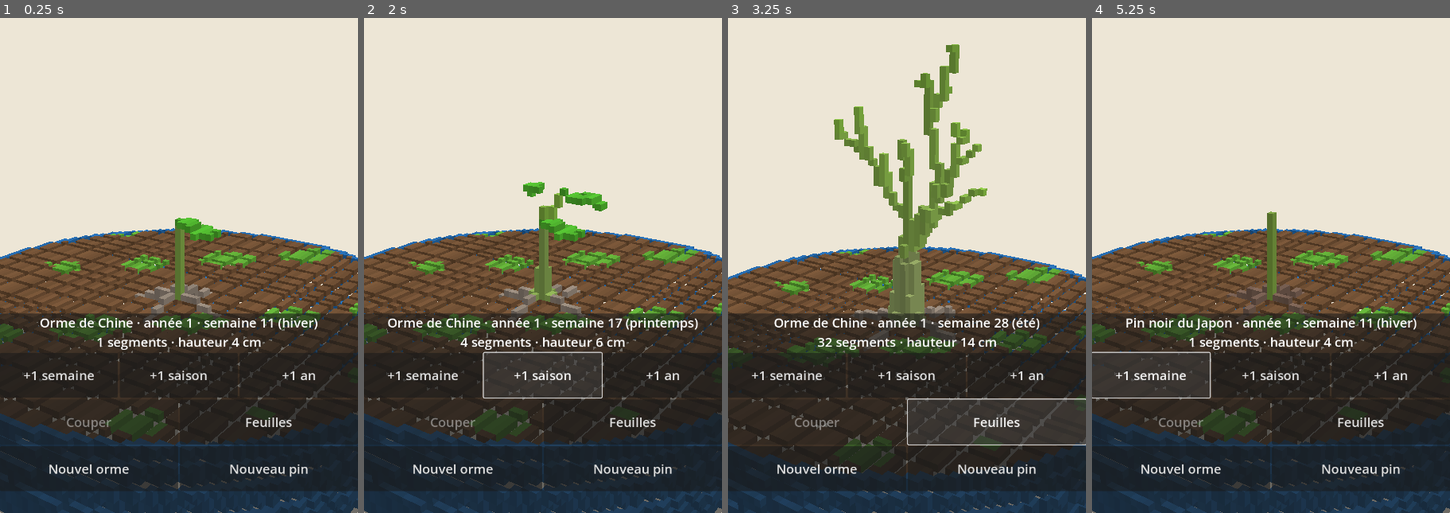
Above: before the commit, frames 1-4 (left to right).
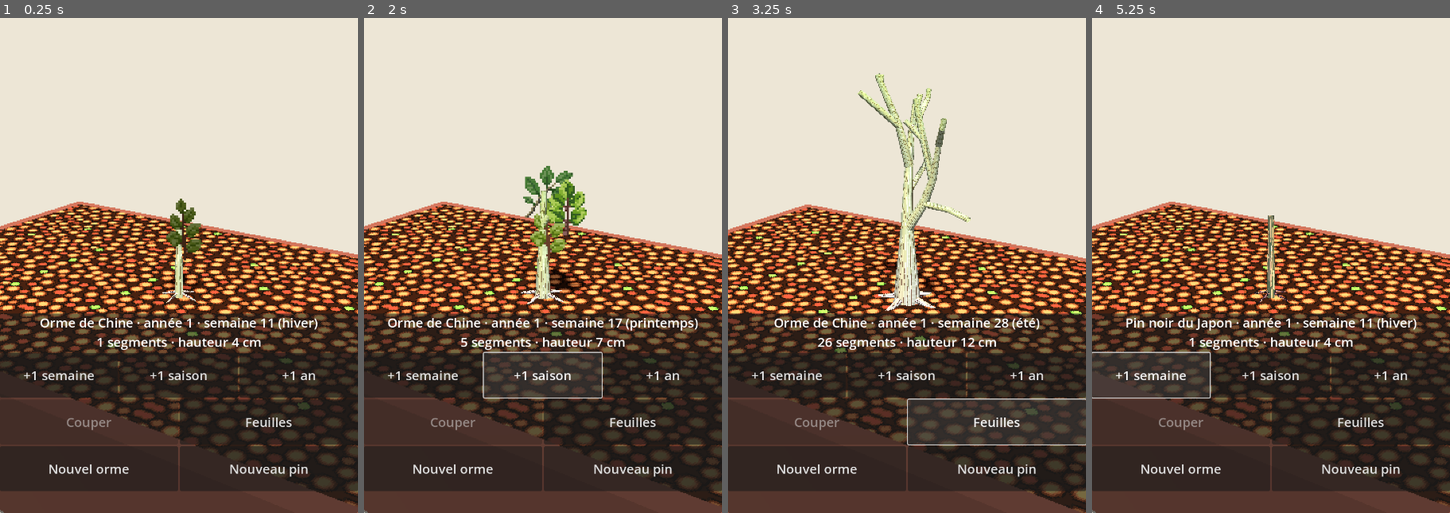
Above: after the commit, the same moments.

Repository: Ankool29/bonzai
Game: Godot game, scene res://scenes/main.tscn
Two runs of this game, one before a commit and one after it. Both use one fixed random seed, a clock stepped at 60 frames per second and the inputs below.
Inputs:
- Up to frame 1 (0.25 s): no input
- Up to frame 2 (2 s): click "+1 semaine" at 0.5 s; click "+1 saison" at 1.25 s
- Up to frame 3 (3.25 s): click "+1 an" at 2 s; click "Feuilles" at 2.75 s
- Up to frame 4 (5.25 s): click "Nouvel orme" at 3.5 s; click "Nouveau pin" at 4.25 s; click "+1 semaine" at 5 s

The runs differ from the first frame. In frame 1, 35% of the frame differs, in the area x 0-100%, y 36-100%; in frame 2, 36%; in frame 3, 38%, in the area x 0-100%, y 5-100%; in frame 4, 35%.

Commit message:
Étape 6 : rendu pixel art texturé (textures PixelLab, basse résolution, épaisseur lissée)
Co-Authored-By: Claude Opus 5.5 <noreply@anthropic.com>
Claude-Session: https://claude.ai/code/session_01MAppfJEzF7Td7hJP7q14tM

Diff:
--- a/scripts/main.gd
+++ b/scripts/main.gd
@@ -1,13 +1,17 @@
 extends Node
-## Un bonsaï qui pousse et qu'on taille. Rendu voxel (cubes de 3 mm, voir TreeMesh).
+## Un bonsaï qui pousse et qu'on taille. Rendu pixel art texturé : bois et feuillage texturés
+## (PixelLab), scène rendue en basse résolution (SubViewport) puis agrandie sans lissage.
 ## Rotation au doigt, pincer pour zoomer.
 
-const REBUILD_MS := 250        # pendant que le temps défile, l'arbre est revoxelisé au plus 4 fois/s
+const TARGET_WIDTH := 360.0    # largeur du rendu en pixels
+const REBUILD_MS := 250        # pendant que le temps défile, l'arbre est reconstruit au plus 4 fois/s
 
 var sim := TreeSim.new()
-var tree_mi := MultiMeshInstance3D.new()
+var wood_mi := MeshInstance3D.new()
+var leaves_mi := MultiMeshInstance3D.new()
 var cam := Camera3D.new()
 var world := Node3D.new()
+var shrink := 4
 var yaw := 0.6
 var pitch := 0.25
 var dist := 0.35
@@ -32,28 +36,73 @@
 
 
 func _ready() -> void:
-	ui_scale = get_viewport().get_visible_rect().size.x / 720.0
-	add_child(world)
+	var screen := get_viewport().get_visible_rect().size
+	ui_scale = screen.x / 720.0
+	shrink = maxi(1, roundi(screen.x / TARGET_WIDTH))
+	var box := SubViewportContainer.new()
+	box.stretch = true
+	box.stretch_shrink = shrink
+	box.texture_filter = CanvasItem.TEXTURE_FILTER_NEAREST
+	box.mouse_filter = Control.MOUSE_FILTER_IGNORE
+	box.set_anchors_preset(Control.PRESET_FULL_RECT)
+	add_child(box)
+	var vp := SubViewport.new()
+	box.add_child(vp)
+	vp.add_child(world)
 	var env := Environment.new()
 	env.background_mode = Environment.BG_COLOR
 	env.background_color = Color(0.93, 0.9, 0.84)
+	env.ambient_light_source = Environment.AMBIENT_SOURCE_COLOR
+	env.ambient_light_color = Color(0.75, 0.75, 0.8)
+	env.ambient_light_energy = 0.6
 	var we := WorldEnvironment.new()
 	we.environment = env
 	world.add_child(we)
-	sim.reset()
-	var mat := TreeMesh.material()
-	tree_mi.material_override = mat
-	world.add_child(tree_mi)
-	var pot := MultiMeshInstance3D.new()
-	pot.multimesh = TreeMesh.pot()
-	pot.material_override = mat
-	world.add_child(pot)
+	var sun := DirectionalLight3D.new()
+	sun.rotation_degrees = Vector3(-55, 35, 0)
+	sun.light_energy = 1.1
+	sun.shadow_enabled = true
+	world.add_child(sun)
+	world.add_child(wood_mi)
+	world.add_child(leaves_mi)
+	_add_pot()
 	cam.near = 0.005
 	cam.far = 20.0
 	cam.fov = 45.0
 	world.add_child(cam)
 	_build_ui()
-	_refresh()
+	_set_species(Species.ELM)
+	_refresh()
+
+
+## Pot rectangulaire en terre cuite, terre d'akadama texturée.
+func _add_pot() -> void:
+	var pot := MeshInstance3D.new()
+	var b := BoxMesh.new()
+	b.size = Vector3(0.32, 0.05, 0.22)
+	pot.mesh = b
+	pot.position.y = -0.026
+	var pm := StandardMaterial3D.new()
+	pm.albedo_color = Color(0.5, 0.27, 0.2)
+	pm.roughness = 1.0
+	pot.material_override = pm
+	world.add_child(pot)
+	var soil := MeshInstance3D.new()
+	var pl := PlaneMesh.new()
+	pl.size = Vector2(0.3, 0.2)
+	soil.mesh = pl
+	soil.position.y = 0.0005
+	var sm := TreeMesh.bark_material(load("res://textures/soil.png"))
+	sm.set_shader_parameter("use_vertex_color", false)
+	sm.set_shader_parameter("scale", Vector2(3, 2))
+	soil.material_override = sm
+	world.add_child(soil)
+
+
+func _set_species(species: Dictionary) -> void:
+	sim.reset(randi(), species)
+	wood_mi.material_override = TreeMesh.bark_material(load(sim.bark_tex))
+	leaves_mi.material_override = TreeMesh.foliage_material(load(sim.foliage_tex), sim.foliage_frames)
 
 
 func _build_ui() -> void:
@@ -141,7 +190,7 @@
 
 
 func _new_tree(species: Dictionary) -> void:
-	sim.reset(randi(), species)
+	_set_species(species)
 	selected = -1
 	layout = sim.layout
 	pending = 0
@@ -152,7 +201,9 @@
 
 func _refresh() -> void:
 	var hl := sim.subtree(selected) if selected > 0 else PackedInt32Array()
-	tree_mi.multimesh = TreeMesh.build(sim, hl, sim.week + frac, show_leaves)
+	var built := TreeMesh.build(sim, hl, sim.week + frac, show_leaves)
+	wood_mi.mesh = built[0]
+	leaves_mi.multimesh = built[1]
 	last_build = Time.get_ticks_msec()
 	cut_btn.disabled = selected <= 0
 	var w := sim.week % 52
@@ -220,8 +271,9 @@
 
 ## Sélectionne le segment le plus proche du doigt à l'écran.
 func _select_at(pos: Vector2) -> void:
+	pos /= shrink  # coordonnées du rendu basse résolution
 	var best := -1
-	var best_d := 40.0 * ui_scale
+	var best_d := 40.0 * ui_scale / shrink
 	for i in sim.segs.size():
 		var s := sim.segs[i]
 		if sim.growth(s, sim.week + frac) <= 0.0:
--- a/scripts/species.gd
+++ b/scripts/species.gd
@@ -3,7 +3,10 @@
 
 const ELM := {
 	"name": "Orme de Chine",
-	"bark": Color(0.55, 0.5, 0.45),
+	"bark_tex": "res://textures/bark_elm.png",
+	"foliage_tex": "res://textures/leaves_elm.png",
+	"foliage_frames": 3,
+	"foliage_size": 0.03,
 	"internode": 0.018,
 	"alpha": 1.6,
 	"apical": 0.53,
@@ -27,7 +30,10 @@
 ## forte dominance apicale, aiguilles 3 ans, presque pas de rebourgeonnage sur le vieux bois.
 const PINE := {
 	"name": "Pin noir du Japon",
-	"bark": Color(0.45, 0.36, 0.31),
+	"bark_tex": "res://textures/bark_pine.png",
+	"foliage_tex": "res://textures/needles_pine.png",
+	"foliage_frames": 3,
+	"foliage_size": 0.045,
 	"internode": 0.02,
 	"alpha": 1.6,
 	"apical": 0.62,
--- a/scripts/tree_mesh.gd
+++ b/scripts/tree_mesh.gd
@@ -1,165 +1,127 @@
 class_name TreeMesh
 extends RefCounted
-## Rendu voxel : l'arbre à l'instant t (semaines) est converti en cubes de 3 mm, dessinés en une seule
-## MultiMesh. Seule la surface des branches est remplie. Feuilles d'orme ou aiguilles de pin en touffes,
-## nebari provisoire au pied. Pot, terre et mousse en voxels aussi.
-
-const V := 0.003                         # taille d'un voxel (m)
-const YOUNG := Color(0.5, 0.7, 0.25)     # pousse de l'année
-const SELECTED := Color(0.95, 0.2, 0.12)
-const WEAK := Color(0.9, 0.75, 0.2)      # branche qui s'affaiblit à l'ombre
-const DRY := Color(0.88, 0.85, 0.78)     # bois mort
-const LEAF := Color(0.3, 0.68, 0.18)
-const LEAF_AUTUMN := Color(0.95, 0.65, 0.12)
-const LEAF_LEN := 0.02                   # orme : petite feuille ovale (~2 cm)
-const NEEDLE := Color(0.1, 0.45, 0.25)
-const NEEDLE_LEN := 0.035                # pin noir en bonsaï : aiguilles de 3 à 5 cm
-const SHADER := preload("res://shaders/voxel.gdshader")
+## Rendu pixel art texturé de l'arbre à l'instant t (semaines) :
+## - chaque axe (tronc, branche, rameau) est un tube continu, épaisseur lissée, écorce texturée ;
+## - le feuillage est une MultiMesh de petites images tournées vers la caméra (variantes d'un atlas).
+## La scène est ensuite rendue en basse résolution par main.gd, d'où l'aspect pixel art.
+
+const SIDES := 8
+const TILE := 0.12                         # une texture d'écorce couvre 12 cm de long
+const YOUNG := Color(0.55, 0.72, 0.3, 0.45)  # pousse de l'année : écorce verdie
+const SELECTED := Color(0.95, 0.2, 0.12, 0.7)
+const WEAK := Color(0.85, 0.7, 0.25, 0.45)   # branche qui s'affaiblit à l'ombre
+const DRY := Color(0.85, 0.82, 0.75, 0.7)    # bois mort
+const OLD := Color(1, 1, 1, 0)               # écorce seule
+const AUTUMN := Color(1.0, 0.72, 0.3)
 
 var sim: TreeSim
 var t := 0.0
-var vox := {}  # clé entière -> Color
-
-
-static func build(s: TreeSim, highlight: PackedInt32Array, time: float, leaves: bool) -> MultiMesh:
+var verts := PackedVector3Array()
+var norms := PackedVector3Array()
+var uvs := PackedVector2Array()
+var cols := PackedColorArray()
+var idx := PackedInt32Array()
+var cards: Array = []  # [position, taille, variante, teinte]
+
+
+## Renvoie [ArrayMesh du bois, MultiMesh du feuillage].
+static func build(s: TreeSim, highlight: PackedInt32Array, time: float, leaves: bool) -> Array:
 	var m := TreeMesh.new()
 	m.sim = s
 	m.t = time
-	m._tree(highlight, leaves)
-	return m._multimesh()
-
-
-static func material() -> ShaderMaterial:
+	return m._build(highlight, leaves)
+
+
+static func bark_material(tex: Texture2D) -> ShaderMaterial:
 	var mat := ShaderMaterial.new()
-	mat.shader = SHADER
+	mat.shader = preload("res://shaders/bark.gdshader")
+	mat.set_shader_parameter("tex", tex)
 	return mat
 
 
-## Pot émaillé, terre et touches de mousse (fixe).
-static func pot() -> MultiMesh:
-	var m := TreeMesh.new()
-	var glaze := Color(0.15, 0.4, 0.65)
-	var y := -0.06
-	while y <= 0.0:
-		var r := lerpf(0.1, 0.12, (y + 0.06) / 0.06)
-		var n := ceili(TAU * r / (V * 0.7))
-		for k in n:
-			var a := TAU * k / n
-			m._put(Vector3(cos(a) * r, y, sin(a) * r), glaze)
-		y += V
-	var x := -0.12
-	while x <= 0.12:
-		var z := -0.12
-		while z <= 0.12:
-			if Vector2(x, z).length() < 0.117:
-				var moss := sin(x * 90.0) * sin(z * 110.0) + sin((x + z) * 60.0) > 1.1
-				m._put(Vector3(x, -0.004, z), Color(0.35, 0.62, 0.2) if moss else Color(0.42, 0.3, 0.2))
-			z += V
-		x += V
-	return m._multimesh()
-
-
-func _key(p: Vector3) -> int:
-	return (floori(p.x / V) + 1024) | ((floori(p.y / V) + 1024) << 11) | ((floori(p.z / V) + 1024) << 22)
-
-
-func _put(p: Vector3, c: Color, force := false) -> void:
-	var k := _key(p)
-	if force or not vox.has(k):
-		vox[k] = c
-
-
-func _multimesh() -> MultiMesh:
-	var cube := BoxMesh.new()
-	cube.size = Vector3(V, V, V)
-	var mm := MultiMesh.new()
-	mm.transform_format = MultiMesh.TRANSFORM_3D
-	mm.use_colors = true
-	mm.mesh = cube
-	mm.instance_count = vox.size()
-	var buf := PackedFloat32Array()
-	buf.resize(vox.size() * 16)
-	var i := 0
-	for k: int in vox:
-		var c: Color = vox[k]
-		var h := 0.93 + 0.14 * float((k * 2654435761) & 255) / 255.0  # légère variation par voxel
-		buf[i] = 1.0
-		buf[i + 3] = ((k & 2047) - 1024 + 0.5) * V
-		buf[i + 5] = 1.0
-		buf[i + 7] = (((k >> 11) & 2047) - 1024 + 0.5) * V
-		buf[i + 10] = 1.0
-		buf[i + 11] = (((k >> 22) & 2047) - 1024 + 0.5) * V
-		buf[i + 12] = c.r * h
-		buf[i + 13] = c.g * h
-		buf[i + 14] = c.b * h
-		buf[i + 15] = 1.0
-		i += 16
-	mm.buffer = buf
-	return mm
-
-
-func _tree(highlight: PackedInt32Array, leaves: bool) -> void:
+static func foliage_material(tex: Texture2D, frames: int) -> ShaderMaterial:
+	var mat := ShaderMaterial.new()
+	mat.shader = preload("res://shaders/foliage.gdshader")
+	mat.set_shader_parameter("atlas", tex)
+	mat.set_shader_parameter("frames", float(frames))
+	return mat
+
+
+func _build(highlight: PackedInt32Array, leaves: bool) -> Array:
 	var n := sim.segs.size()
 	var marked := {}
 	for i in highlight:
 		marked[i] = true
 	var weak := PackedByteArray()
 	weak.resize(n)
+	var seg_f := PackedFloat32Array()
+	seg_f.resize(n)
+	var seg_col := PackedColorArray()
+	seg_col.resize(n)
 	for i in n:
 		var s := sim.segs[i]
 		weak[i] = 1 if s.weak > 0 or (s.parent >= 0 and weak[s.parent] == 1) else 0
-		var f := sim.growth(s, t)
-		if f <= 0.0:
-			continue
-		var col := YOUNG.lerp(sim.bark, clampf((t - s.born) / 52.0, 0.0, 1.0))
-		var sel := marked.has(i)
-		if sel:
+		seg_f[i] = sim.growth(s, t)
+		var col := YOUNG.lerp(OLD, clampf((t - s.born) / 52.0, 0.0, 1.0))
+		if marked.has(i):
 			col = SELECTED
 		elif s.dry:
 			col = DRY
 		elif weak[i] == 1:
-			col = col.lerp(WEAK, 0.7)
-		# Épaisseur lissée le long de l'axe : du rayon du segment à celui de son prolongement.
-		var ra := s.radius * (1.7 if i == 0 else 1.0)
-		var rb := sim.segs[s.main_child].radius if s.main_child >= 0 and f >= 1.0 else sim.tip_radius
-		var tip := s.start + (s.end - s.start) * f
-		_tube(s.start, tip, ra, minf(rb, s.radius), col, sel)
+			col = WEAK
+		seg_col[i] = col
+	for i in n:
+		var s := sim.segs[i]
+		if seg_f[i] <= 0.0:
+			continue
+		if s.parent < 0 or sim.segs[s.parent].main_child != i:
+			_axis(i, seg_f, seg_col)
 		if leaves and not s.dry:
-			var d := (s.end - s.start).normalized()
-			if sim.leaf_years > 0:
-				_needles(s, d, (tip - s.start).length(), weak[i] == 1, sel)
-			else:
-				_leaf(s, f, weak[i] == 1, sel)
+			_foliage(s, seg_f[i], weak[i] == 1, marked.has(i))
 	if n > 0:
 		_nebari()
-
-
-## Tube creux d'un rayon à l'autre : anneaux de voxels (un seul voxel quand c'est plus fin).
-func _tube(a: Vector3, b: Vector3, ra: float, rb: float, c: Color, force: bool) -> void:
-	var d := b - a
-	var l := d.length()
-	if l < 0.00001:
-		_put(a, c, force)
-		return
-	d /= l
-	var u := _perp(d)
-	var w := d.cross(u)
-	var steps := maxi(1, ceili(l / (V * 0.7)))
-	for i in steps + 1:
-		var f := float(i) / steps
-		var p := a + d * (l * f)
-		var r := lerpf(ra, rb, f)
-		if r < V * 2.5:
-			_put(p, c, force)
-		if r < V * 0.8:
-			continue
-		var m := ceili(TAU * r / (V * 0.7))
-		for k in m:
-			var ang := TAU * k / m
-			var o := u * cos(ang) + w * sin(ang)
-			_put(p + o * r, c, force)
-			if r > V * 1.5:
-				_put(p + o * (r - V * 0.8), c, force)
+	return [_wood_mesh(), _cards_multimesh()]
+
+
+## Un axe : la suite des prolongements depuis i0, en un seul tube à l'épaisseur lissée.
+func _axis(i0: int, seg_f: PackedFloat32Array, seg_col: PackedColorArray) -> void:
+	var chain: Array[int] = []
+	var k := i0
+	while k >= 0 and seg_f[k] > 0.0:
+		chain.append(k)
+		if seg_f[k] < 1.0:
+			break
+		k = sim.segs[k].main_child
+	# rayons aux anneaux : début de chaque segment puis pointe, lissés pour effacer les à-coups
+	var r := PackedFloat32Array()
+	for j in chain:
+		r.append(sim.segs[j].radius)
+	r.append(sim.tip_radius)
+	for pass_i in 3:
+		var sm := r.duplicate()
+		for m in range(1, r.size() - 1):
+			sm[m] = (r[m - 1] + 2.0 * r[m] + r[m + 1]) * 0.25
+		r = sm
+	if i0 == 0:  # pied du tronc : évasement
+		r[0] *= 1.8
+	var s0 := sim.segs[i0]
+	var d := (s0.end - s0.start).normalized()
+	var a := _perp(d)
+	var v := 0.0
+	var prev := _ring(s0.start, d, a, r[0], v, seg_col[i0])
+	for m in chain.size():
+		var s := sim.segs[chain[m]]
+		var tip := s.start + (s.end - s.start) * seg_f[chain[m]]
+		d = (s.end - s.start).normalized()
+		if m + 1 < chain.size():
+			var nx := sim.segs[chain[m + 1]]
+			d = (d + (nx.end - nx.start).normalized()).normalized()
+		a = (a - d * a.dot(d)).normalized()  # transport parallèle : le tube ne se vrille pas
+		v += (tip - s.start).length() / TILE
+		var c := seg_col[chain[m + 1]] if m + 1 < chain.size() else seg_col[chain[m]]
+		var cur := _ring(tip, d, a, r[m + 1], v, c)
+		_join(prev, cur)
+		prev = cur
 
 
 ## Racines de surface provisoires, à la taille du tronc (en attendant les racines simulées).
@@ -168,11 +130,13 @@
 	for k in 5:
 		var ang := k * TAU / 5.0 + 0.5 * sin(k * 7.1)
 		var dir := Vector3(cos(ang), 0, sin(ang))
-		var p0 := dir * r * 0.6 + Vector3.UP * 0.003
-		var p1 := dir * (r * 1.8 + 0.008)
-		var p2 := dir * (r * 2.8 + 0.018) + Vector3.DOWN * 0.004
-		_tube(p0, p1, r * 0.45, r * 0.25, sim.bark, false)
-		_tube(p1, p2, r * 0.25, r * 0.06, sim.bark, false)
+		var pts := [dir * r * 0.6 + Vector3.UP * 0.003, dir * (r * 1.8 + 0.008), dir * (r * 2.8 + 0.018) + Vector3.DOWN * 0.004]
+		var rads := [r * 0.5, r * 0.28, r * 0.06]
+		var prev := _ring(pts[0], dir, Vector3.UP, rads[0], 0.0, OLD)
+		for q in range(1, 3):
+			var cur := _ring(pts[q], (pts[q] - pts[q - 1]).normalized(), Vector3.UP, rads[q], q * 0.15, OLD)
+			_join(prev, cur)
+			prev = cur
 
 
 func _perp(d: Vector3) -> Vector3:
@@ -182,54 +146,87 @@
 	return a.normalized()
 
 
-## Feuille de l'orme : une par nœud, seulement sur les pousses de l'année (caduc).
-## Débourre avec la pousse, jaunit en octobre, tombe en novembre.
-func _leaf(s: TreeSim.Seg, f: float, weak: bool, selected: bool) -> void:
-	if floori(s.born / 52.0) != floori(t / 52.0):
-		return
-	var w := fposmod(t, 52.0)
-	var h := fposmod(sin(s.end.x * 91.3 + s.end.y * 13.7 + s.end.z * 47.1) * 43758.5, 1.0)  # hasard fixe par feuille
-	if w > 44.0 + h * 4.0:  # chute étalée sur novembre
-		return
-	if weak and h < 0.4:  # branche affaiblie : feuillage clairsemé
-		return
-	var col := LEAF.lerp(LEAF_AUTUMN, clampf((w - 40.0) / 5.0, 0.0, 1.0))
+## Anneau de SIDES+1 sommets (le dernier double le premier pour fermer la texture).
+## La texture fait un nombre pair de tours (répétition en miroir sans raccord), environ 1 par 12 cm.
+func _ring(c: Vector3, d: Vector3, a: Vector3, r: float, v: float, col: Color) -> int:
+	a = (a - d * a.dot(d)).normalized()
+	var b := d.cross(a)
+	var turns := 2.0 * maxf(1.0, roundf(TAU * r / (2.0 * TILE)))
+	var base := verts.size()
+	for k in SIDES + 1:
+		var ang := TAU * k / SIDES
+		var nrm := a * cos(ang) + b * sin(ang)
+		verts.append(c + nrm * r)
+		norms.append(nrm)
+		uvs.append(Vector2(turns * k / SIDES, v))
+		cols.append(col)
+	return base
+
+
+func _join(r0: int, r1: int) -> void:
+	for k in SIDES:
+		for q in [r0 + k, r1 + k, r0 + k + 1, r0 + k + 1, r1 + k, r1 + k + 1]:
+			idx.append(q)
+
+
+## Feuillage d'un segment : bouquet de feuilles (orme, pousses de l'année) ou touffe d'aiguilles (pin).
+func _foliage(s: TreeSim.Seg, f: float, weak: bool, selected: bool) -> void:
+	var h := fposmod(sin(s.end.x * 91.3 + s.end.y * 13.7 + s.end.z * 47.1) * 43758.5, 1.0)  # hasard fixe
+	var col := Color.WHITE
+	if sim.leaf_years > 0:
+		if t - s.born > sim.leaf_years * 52:
+			return
+		# touffes au bout des pousses, et une partie le long des rameaux garnis
+		var at_tip := s.term_bud or (s.main_child >= 0 and sim.segs[s.main_child].term_bud)
+		if not at_tip and h > 0.3:
+			return
+	else:
+		if floori(s.born / 52.0) != floori(t / 52.0):
+			return
+		var w := fposmod(t, 52.0)
+		if w > 44.0 + h * 4.0:  # chute étalée sur novembre
+			return
+		col = Color.WHITE.lerp(AUTUMN, clampf((w - 40.0) / 5.0, 0.0, 1.0))
 	if weak:
-		col = col.lerp(WEAK, 0.6)
+		if h < 0.4:
+			return
+		col *= Color(1.0, 0.9, 0.55)
+	# ombre : les bouquets à l'intérieur de la couronne sont plus sombres
+	col *= lerpf(0.6, 1.0, clampf(s.light / maxf(s.count, 1) * 1.5, 0.0, 1.0))
 	if selected:
-		col = SELECTED
-	var n := (Vector3.UP * 0.8 + s.lat_dir * 0.2).normalized()
-	var u := (s.lat_dir - n * s.lat_dir.dot(n)).normalized().rotated(n, (h - 0.5) * 0.8)
-	var v := n.cross(u)
-	var l := LEAF_LEN * f
-	var p := s.end + s.lat_dir * 0.002
-	var x := 0.0
-	while x <= l:
-		var half := l * 0.25 * sin(PI * x / maxf(l, 0.0001))
-		var y := -half
-		while y <= half + 0.0001:
-			_put(p + u * x + v * y, col, selected)
-			y += V * 0.8
-		x += V * 0.8
-
-
-## Aiguilles de pin : par paires, le long des pousses des dernières années (persistantes).
-func _needles(s: TreeSim.Seg, d: Vector3, l: float, weak: bool, selected: bool) -> void:
-	if t - s.born > sim.leaf_years * 52:
-		return
-	var col := NEEDLE.lerp(WEAK, 0.6) if weak else NEEDLE
-	if selected:
-		col = SELECTED
-	var a := _perp(d)
-	var b := d.cross(a)
-	var pairs := clampi(int(l / 0.004), 1, 6)
-	var nl := NEEDLE_LEN * sim.growth(s, t)
-	var steps := maxi(1, ceili(nl / (V * 0.9)))
-	for k in pairs:
-		var p := s.start + d * l * (k + 0.5) / pairs
-		var ang := s.phase + k * 2.4
-		for side in [0.0, PI]:
-			var r := a * cos(ang + side) + b * sin(ang + side)
-			var dir := (d * 0.6 + r).normalized()
-			for j in range(1, steps + 1):
-				_put(p + dir * (nl * j / steps), col, selected)
+		col = Color(1.0, 0.35, 0.3)
+	var p := s.end + s.lat_dir * 0.004 + Vector3.DOWN * 0.004
+	cards.append([p, sim.foliage_size * f, floori(h * sim.foliage_frames) % sim.foliage_frames, col])
+
+
+func _wood_mesh() -> ArrayMesh:
+	var mesh := ArrayMesh.new()
+	if verts.is_empty():
+		return mesh
+	var arr := []
+	arr.resize(Mesh.ARRAY_MAX)
+	arr[Mesh.ARRAY_VERTEX] = verts
+	arr[Mesh.ARRAY_NORMAL] = norms
+	arr[Mesh.ARRAY_TEX_UV] = uvs
+	arr[Mesh.ARRAY_COLOR] = cols
+	arr[Mesh.ARRAY_INDEX] = idx
+	mesh.add_surface_from_arrays(Mesh.PRIMITIVE_TRIANGLES, arr)
+	return mesh
+
+
+func _cards_multimesh() -> MultiMesh:
+	var quad := QuadMesh.new()
+	quad.size = Vector2(1, 1)
+	var mm := MultiMesh.new()
+	mm.transform_format = MultiMesh.TRANSFORM_3D
+	mm.use_colors = true
+	mm.use_custom_data = true
+	mm.mesh = quad
+	mm.instance_count = cards.size()
+	for i in cards.size():
+		var c: Array = cards[i]
+		var sz: float = c[1]
+		mm.set_instance_transform(i, Transform3D(Basis().scaled(Vector3(sz, sz, sz)), c[0]))
+		mm.set_instance_color(i, c[3])
+		mm.set_instance_custom_data(i, Color(c[2], 0, 0, 0))
+	return mm
--- a/scripts/tree_sim.gd
+++ b/scripts/tree_sim.gd
@@ -36,7 +36,10 @@
 
 # --- Paramètres de l'espèce (valeurs de l'orme ; remplacés par la fiche de scripts/species.gd) ---
 var name := "Orme de Chine"
-var bark := Color(0.55, 0.5, 0.45)   # écorce grise et lisse
+var bark_tex := "res://textures/bark_elm.png"
+var foliage_tex := "res://textures/leaves_elm.png"
+var foliage_frames := 3
+var foliage_size := 0.03     # taille d'un bouquet de feuilles (m)
 var internode := 0.018
 var alpha := 1.6              # vigueur totale = alpha × lumière captée
 var apical := 0.53            # part de vigueur donnée à l'axe principal (λ)
--- /dev/null
+++ b/shaders/bark.gdshader
@@ -0,0 +1,18 @@
+// Écorce et terre : texture pixel art (PixelLab) répétée en miroir (aucun raccord visible).
+// Couleur de sommet : rgb = teinte, a = part de teinte unie (pousse verte, bois mort, sélection).
+shader_type spatial;
+render_mode cull_disabled, specular_disabled;
+
+uniform sampler2D tex : source_color, filter_nearest;
+uniform vec2 scale = vec2(1.0);
+uniform bool use_vertex_color = true;
+
+void fragment() {
+	vec2 uv = abs(fract(UV * scale * 0.5) * 2.0 - 1.0);
+	vec3 c = texture(tex, uv).rgb;
+	if (use_vertex_color) {
+		c = mix(c, COLOR.rgb, COLOR.a);
+	}
+	ALBEDO = c;
+	ROUGHNESS = 1.0;
+}
--- /dev/null
+++ b/shaders/foliage.gdshader
@@ -0,0 +1,26 @@
+// Feuillage : petites images pixel art (PixelLab) toujours tournées vers la caméra, une par instance
+// de MultiMesh. INSTANCE_CUSTOM.x = variante dans l'atlas, COLOR = teinte (saison, ombre, sélection).
+shader_type spatial;
+render_mode cull_disabled, unshaded;
+
+uniform sampler2D atlas : source_color, filter_nearest;
+uniform float frames = 3.0;
+
+varying float frame;
+
+void vertex() {
+	MODELVIEW_MATRIX = VIEW_MATRIX * mat4(INV_VIEW_MATRIX[0], INV_VIEW_MATRIX[1], INV_VIEW_MATRIX[2], MODEL_MATRIX[3]);
+	MODELVIEW_MATRIX = MODELVIEW_MATRIX * mat4(
+		vec4(length(MODEL_MATRIX[0].xyz), 0.0, 0.0, 0.0),
+		vec4(0.0, length(MODEL_MATRIX[1].xyz), 0.0, 0.0),
+		vec4(0.0, 0.0, length(MODEL_MATRIX[2].xyz), 0.0),
+		vec4(0.0, 0.0, 0.0, 1.0));
+	frame = INSTANCE_CUSTOM.x;
+}
+
+void fragment() {
+	vec4 c = texture(atlas, vec2((clamp(UV.x, 0.0, 0.999) + floor(frame + 0.5)) / frames, UV.y));
+	ALBEDO = c.rgb * COLOR.rgb;
+	ALPHA = c.a;
+	ALPHA_SCISSOR_THRESHOLD = 0.5;
+}
--- a/shaders/voxel.gdshader
+++ /dev/null
@@ -1,15 +0,0 @@
-// Voxels : trois tons fixes selon la face (dessus clair, côtés moyens, dessous sombre).
-shader_type spatial;
-render_mode unshaded;
-
-varying vec3 world_normal;
-
-void vertex() {
-	world_normal = (MODEL_MATRIX * vec4(NORMAL, 0.0)).xyz;
-}
-
-void fragment() {
-	vec3 n = normalize(world_normal);
-	float tone = n.y > 0.5 ? 1.1 : (n.y < -0.5 ? 0.55 : (abs(n.x) > 0.5 ? 0.86 : 0.72));
-	ALBEDO = COLOR.rgb * tone;
-}
Binary file added: textures/bark_elm.png
Binary file added: textures/bark_pine.png
Binary file added: textures/leaves_elm.png
Binary file added: textures/needles_pine.png
Binary file added: textures/soil.png
Not shown, changed: CLAUDE.md
Not shown, changed: docs/A_CORRIGER.md
Not shown, added: docs/ETAPE6.md
